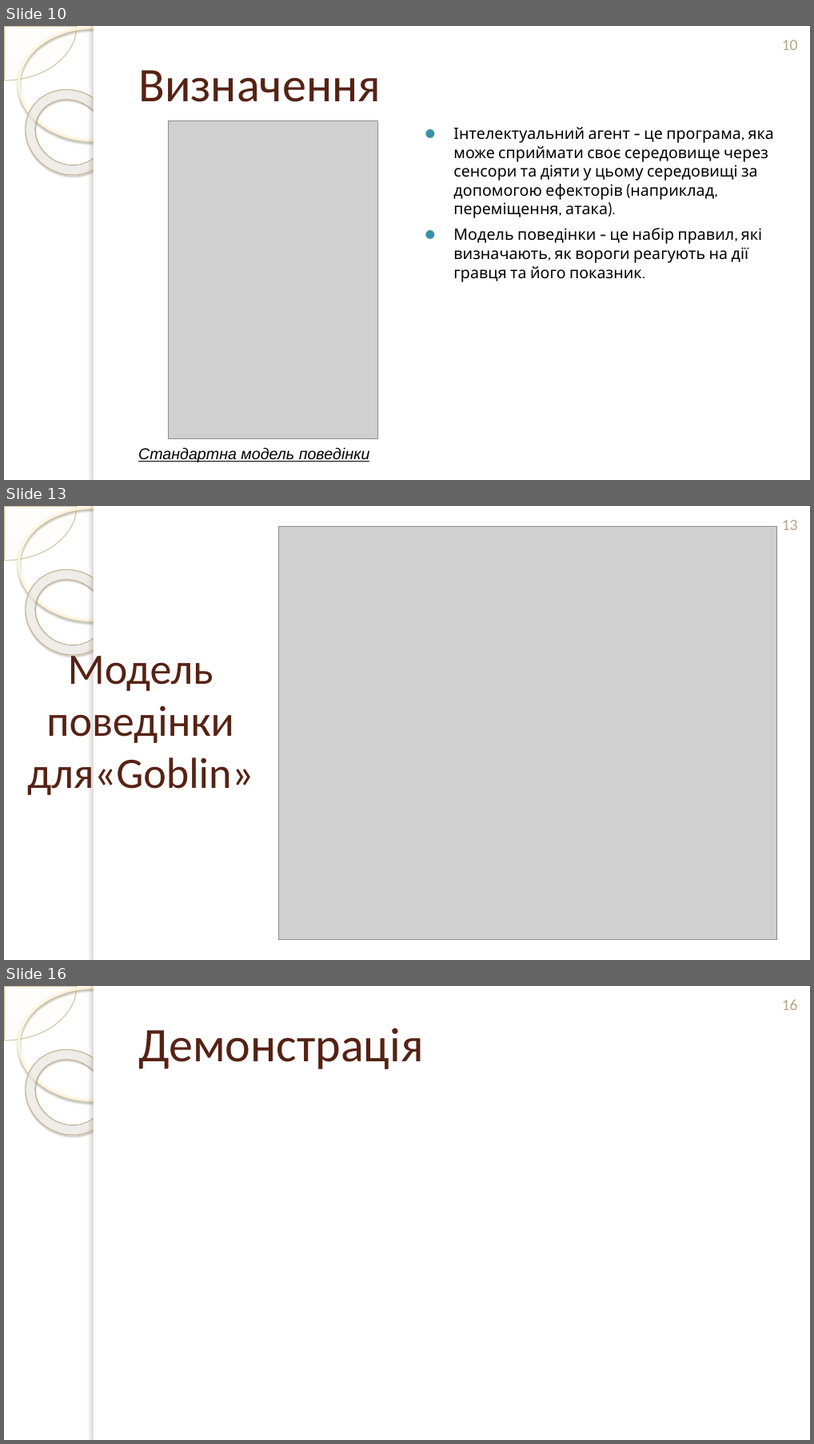
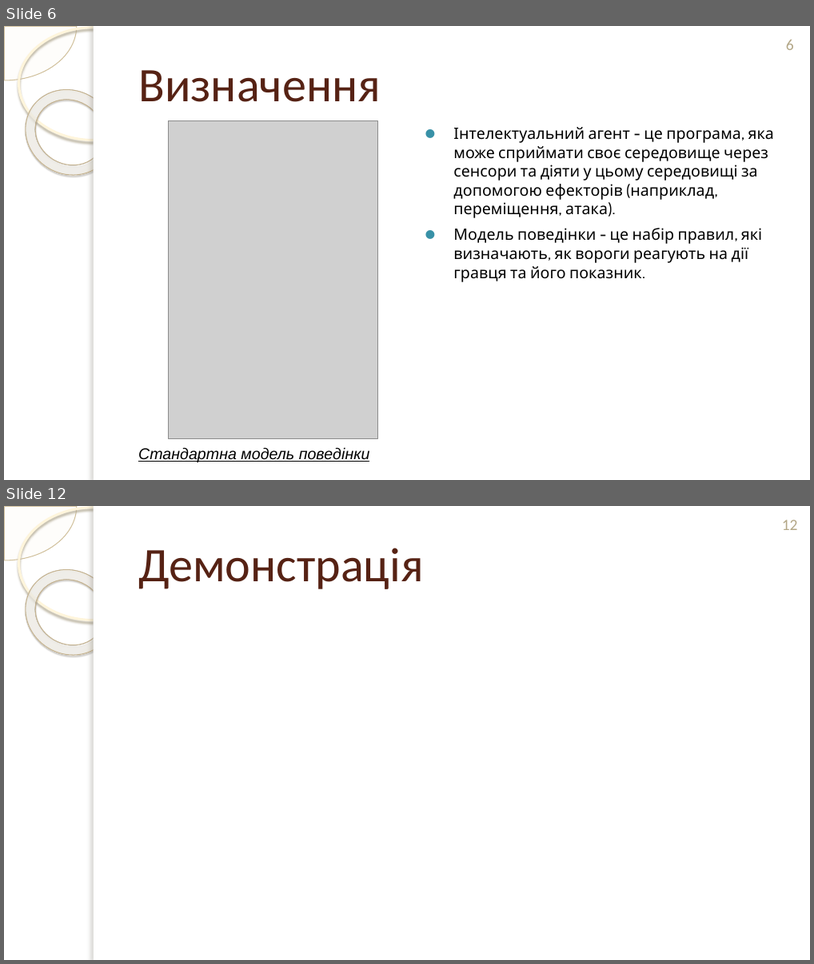
Before and after one commit to mcmcmax437/3D-RPG-Diploma-Thesis, a slide deck: Documents/Презентація/Презентація_Терешкович_ІТ-02_Захист.pptx. Shown one above the other, each under a label of ours: slides 10, 13 and 16 before the commit, slides 6 and 12 after it; the slides between them are not shown. The pictures are 814x1444 and 814x964 pixels, drawn with LibreOffice and Linux fonts; fonts in the diff are those of the drawing; grey boxes stand for pictures; background and template pictures are left out. Boxes give left, top, right and bottom in pixels: in the first picture for what was removed or moved away, otherwise in the second. Text is boxed around its words. In the diff, an @@ line names an element or a change of style, - is before the commit and + after.

```diff
--- a/Documents/Презентація/Презентація_Терешкович_ІТ-02_Захист.pptx
+++ b/Documents/Презентація/Презентація_Терешкович_ІТ-02_Захист.pptx
@@ slide 13 removed at (4, 506, 810, 960), background picture (left out); not listed: 5 template elements that a slide beside it also shows @@
@@ picture removed at (279, 526, 778, 939) @@
@@ page number removed at (782, 520, 798, 530) @@
-13
@@ title removed at (27, 648, 254, 795) @@
-Модель поведінки для«Goblin»
@@ what was slide 10 is now slide 6 @@
@@ page number at (786, 40, 794, 50): text changed @@
-10
+6
@@ what was slide 16 is now slide 12 @@
@@ page number at (782, 520, 798, 530): text changed @@
-16
+12
```
Also in this commit, not shown: 7 slides changed, 1 slide added, 4 other slides removed, 22 other files.
